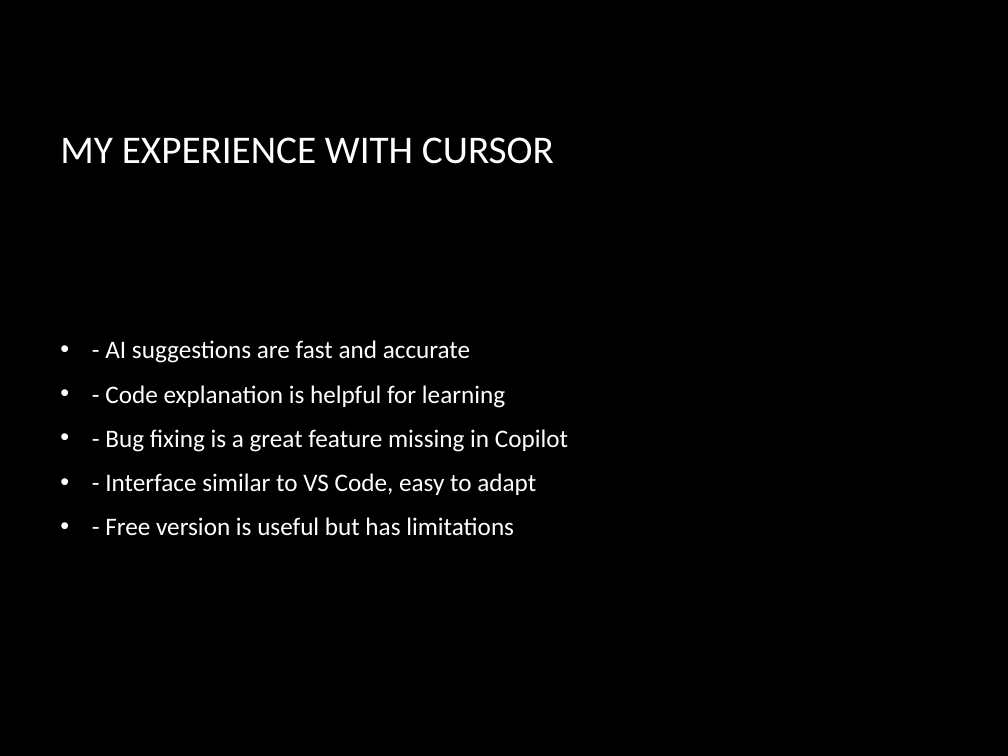
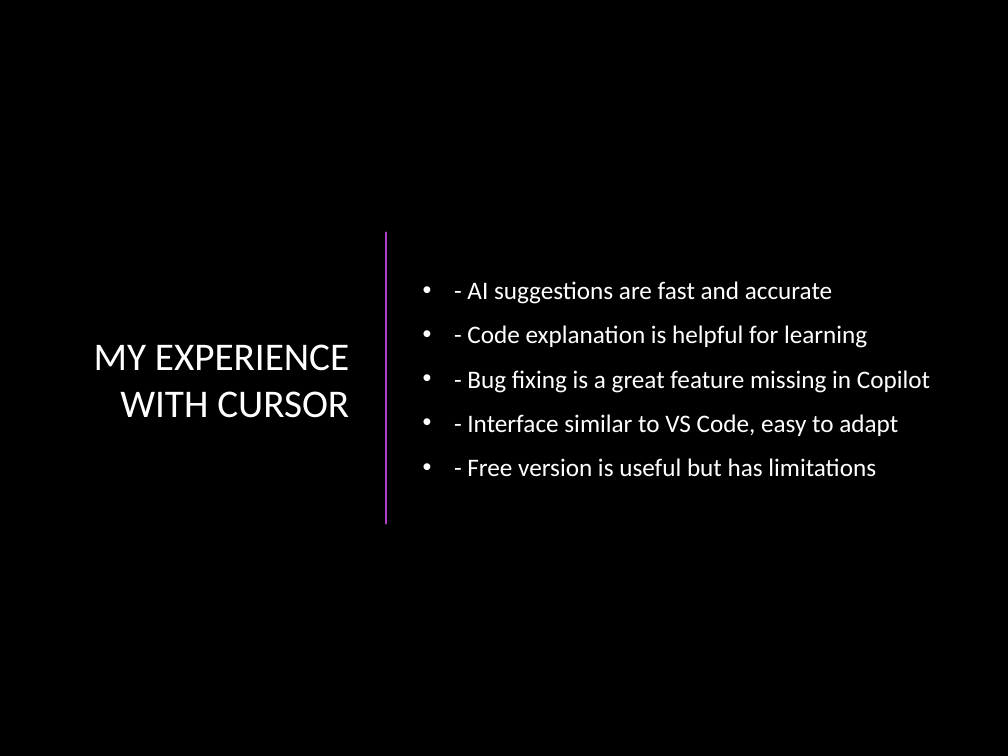
Before and after one commit to sennurrdemir/Cursor-Presentation, a slide deck: slide 11 of AI_Cursor_Presentation.pptx (slide 8 before the commit). Drawn at 1008x756 pixels with LibreOffice and Linux fonts; fonts in the diff are those of the drawing; background and template pictures are left out. Boxes give left, top, right and bottom in pixels: in the first picture for what was removed or moved away, otherwise in the second. Text is boxed around its words. In the diff, an @@ line names an element or a change of style, - is before the commit and + after.

```diff
--- a/AI_Cursor_Presentation.pptx
+++ b/AI_Cursor_Presentation.pptx
@@ title "MY EXPERIENCE WITH CURSOR": place and size @@
-title "MY EXPERIENCE WITH CURSOR" at (60, 137, 554, 164)
+title "MY EXPERIENCE WITH CURSOR" at (94, 344, 349, 418)
@@ title "MY EXPERIENCE WITH CURSOR" at (94, 344, 349, 418): alignment left to right @@
@@ text "- AI suggestions are fast ...": place and size @@
-text "- AI suggestions are fast ..." at (105, 340, 568, 536)
+text "- AI suggestions are fast ..." at (467, 281, 930, 477)
@@ line added from (386, 233) to (386, 523), #AC3EC1 1.5 pt @@
```
Also in this commit, not shown: 4 other slides changed, 3 slides added.
